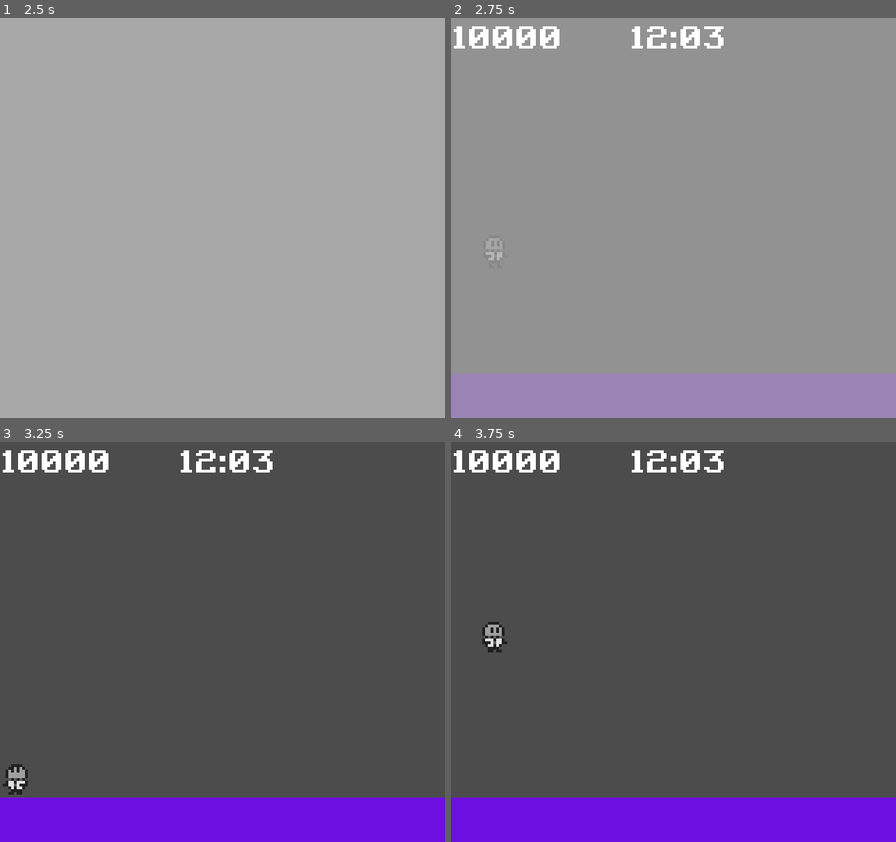
Above: before the commit, frames 1-4 (two rows, left to right).
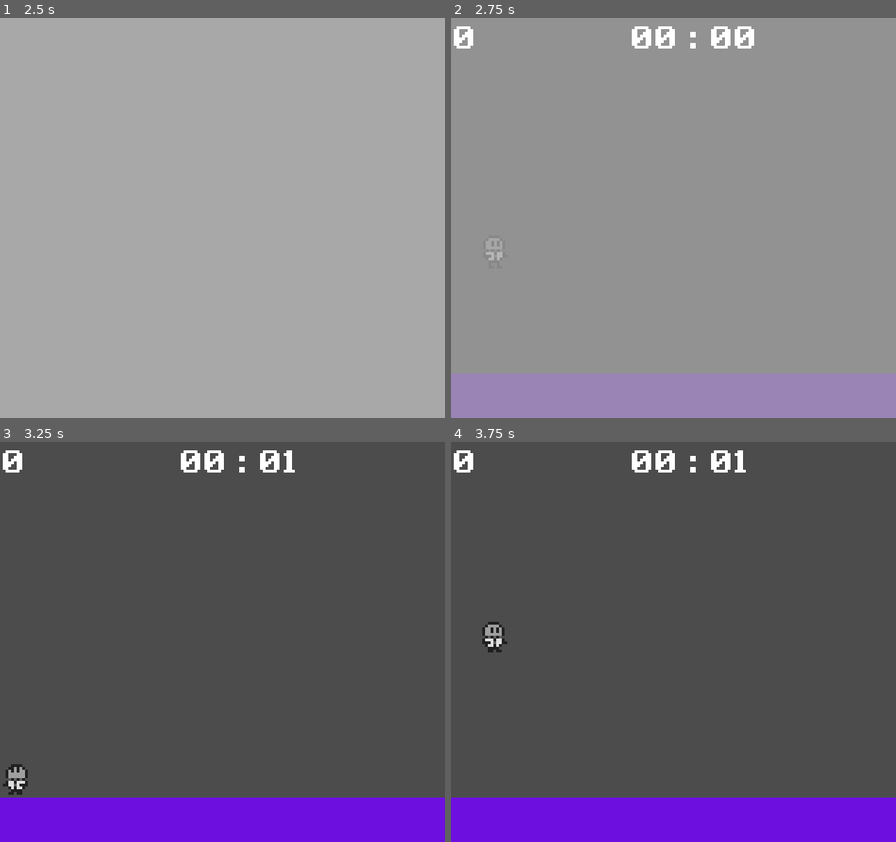
Above: after the commit, the same moments.

Repository: michaeldevlee/trials_of_the_galaxy
Game: Godot game, scene res://UI/StartMenu.tscn
The game is run twice, just before and just after one commit, with the same random seed, the same clock (stepped at 60 frames per second) and the same inputs. The engine's default icon, where the game draws it, is replaced by a stand-in: a white triangle on a blue panel in a dark square.
Inputs:
- Up to frame 1 (2.5 s): click "Play" at 0.5 s; hold Up (up) 1.28-2.03 s; hold Right (right) from 1.28 s (still down); tap Enter at 2 s; tap D (dash) at 2.1 s; tap Up (up) at 2.27, 2.3 s
- Up to frame 2 (2.75 s): keep holding Right (right); tap Up (up) at 2.57 s
- Up to frame 3 (3.25 s): release Right (right) at 2.78 s; hold Left (left) from 2.78 s (still down); hold Up (up) from 2.78 s (still down); tap Space (interact) at 2.85 s
- Up to frame 4 (3.75 s): tap Space (interact) at 3.5 s; release Left (left) at 3.53 s; release Up (up) at 3.53 s; hold Right (right) from 3.53 s (still down); tap G (lock_facing_direction) at 3.6 s

Frame 1 is identical in both runs. In frame 2, 1.6% of the frame differs, in the area x 0-69%, y 2-8%; in frame 3, 1.5%; in frame 4, 1.5%.

Commit message:
added time display

Diff:
--- a/Core/Player/Player.gd
+++ b/Core/Player/Player.gd
@@ -128,6 +128,7 @@
 	bullet.transform = self.global_transform
 
 func handle_death():
+	EventBus.emit_signal("player_died")
 	queue_free()
 
 func _physics_process(delta):
--- a/Systems/EventSystem/EventBus.gd
+++ b/Systems/EventSystem/EventBus.gd
@@ -1,5 +1,6 @@
 extends Node
 
 signal started_game
+signal player_died
 signal boss_started
 signal boss_died
--- /dev/null
+++ b/UI/HUD.gd
@@ -0,0 +1,16 @@
+extends CanvasLayer
+
+onready var start_time = OS.get_ticks_msec()
+onready var timer_display = get_node("Control/Layer2/Timer/Label")
+
+
+func update_timer_display():
+	var time = OS.get_ticks_msec()/1000 - start_time/1000
+	var seconds = time % 60
+	var minutes = time / 60
+
+
+	timer_display.set_text(str("%02d" % minutes) + " : " + str("%02d" % seconds))
+
+func _process(delta):
+	update_timer_display()
--- a/UI/HUD.tscn
+++ b/UI/HUD.tscn
@@ -1,7 +1,8 @@
-[gd_scene load_steps=5 format=2]
+[gd_scene load_steps=6 format=2]
 
 [ext_resource path="res://UI/Test_ScoreDisplay.png" type="Texture" id=1]
 [ext_resource path="res://Font/Retro Gaming.ttf" type="DynamicFontData" id=2]
+[ext_resource path="res://UI/HUD.gd" type="Script" id=3]
 
 [sub_resource type="DynamicFont" id=1]
 size = 11
@@ -11,6 +12,7 @@
 default_font = SubResource( 1 )
 
 [node name="HUD" type="CanvasLayer"]
+script = ExtResource( 3 )
 
 [node name="Control" type="Control" parent="."]
 margin_right = 160.0
@@ -29,7 +31,7 @@
 [node name="Label" type="Label" parent="Control/Layer1/Score"]
 margin_right = 40.0
 margin_bottom = 14.0
-text = "10000"
+text = "0"
 
 [node name="Layer2" type="HBoxContainer" parent="Control"]
 anchor_right = 1.0
--- a/main.gd
+++ b/main.gd
@@ -8,6 +8,7 @@
 
 func _ready():
 	EventBus.connect("boss_died", self, "start_credits")
+	EventBus.connect("player_died", self, "start_credits")
 
 func start_credits():
 	var player = get_tree().get_nodes_in_group("Player")[0].set_physics_process(false)
